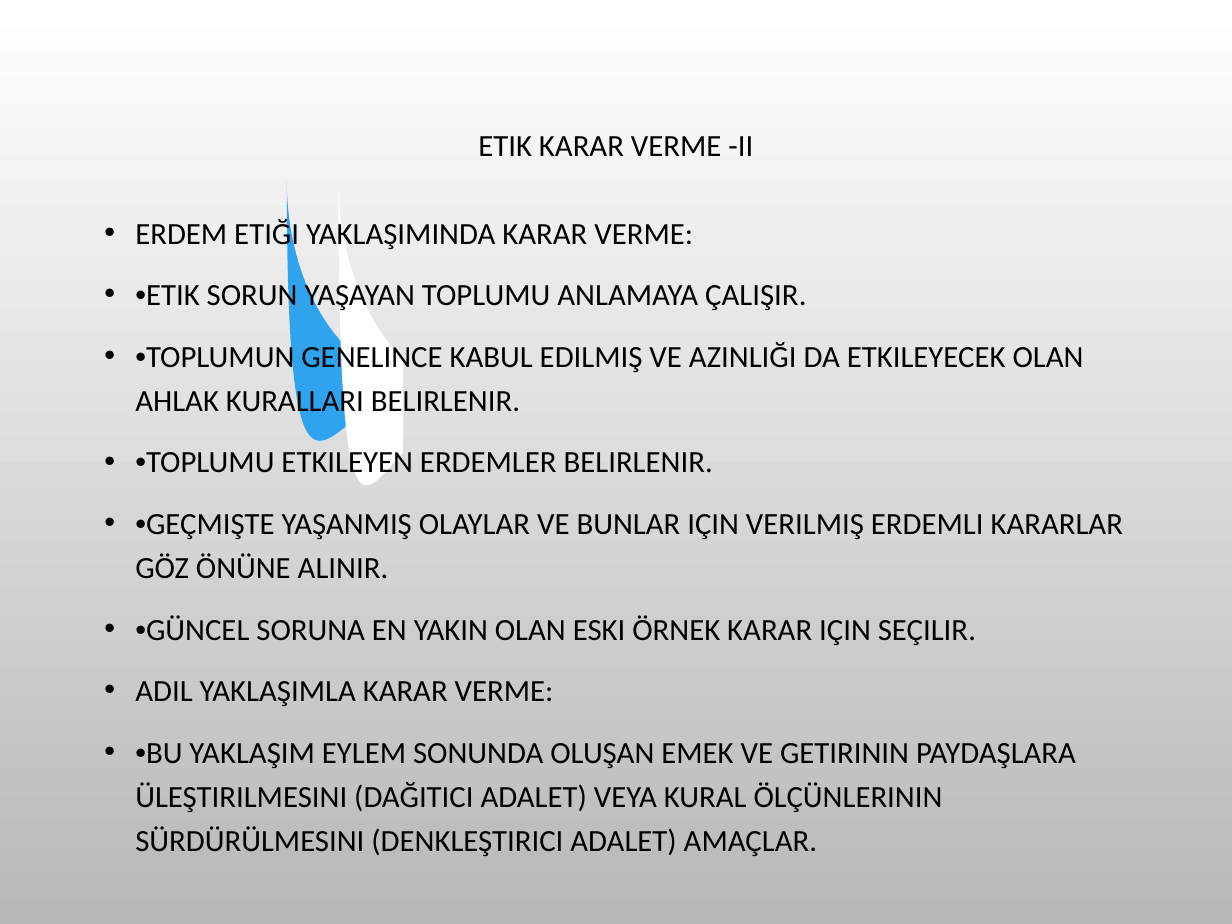
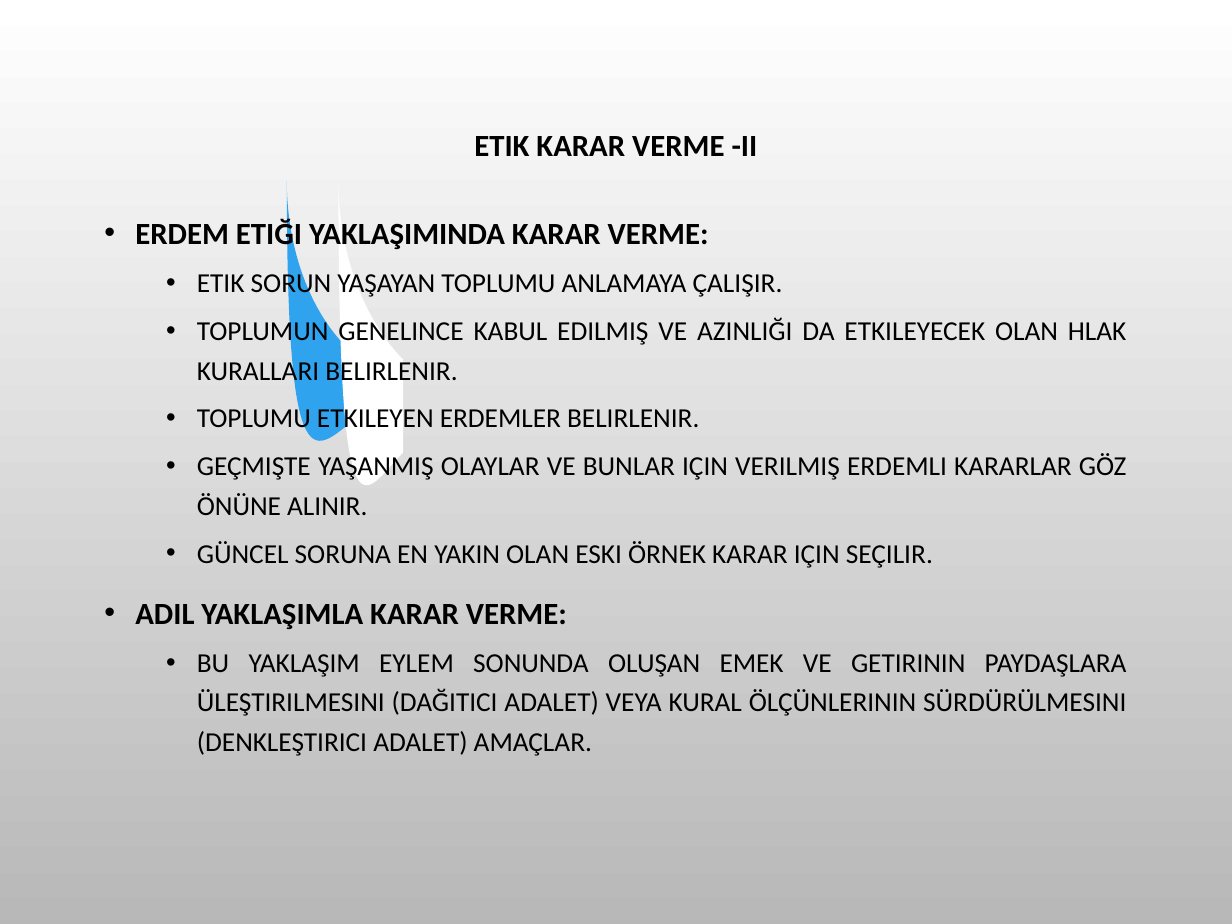
Before and after one commit to SevdanurGENC/20-21-Lecture-Notes, a slide deck: slide 12 of Bilişim Etiği ve Hukuku/2. Bolum - Meslek Etigi.ppt (slide 14 before the commit). Drawn at 1232x924 pixels with LibreOffice and Linux fonts; fonts in the diff are those of the drawing; background and template pictures are left out. Boxes give left, top, right and bottom in pixels: in the first picture for what was removed or moved away, otherwise in the second. Text is boxed around its words. In the diff, an @@ line names an element or a change of style, - is before the commit and + after.

```diff
--- a/Bilişim Etiği ve Hukuku/2. Bolum - Meslek Etigi.ppt
+++ b/Bilişim Etiği ve Hukuku/2. Bolum - Meslek Etigi.ppt
@@ title "ETIK KARAR VERME -II" at (474, 136, 758, 156): bold on @@
@@ text at (135, 218, 709, 629): bold on in "ERDEM ETIĞI YAKLAŞIMINDA KARAR VERME:", "ADIL YAKLAŞIMLA KARAR VERME:"; alignment left to justified @@
@@ text at (197, 270, 1127, 568): text changed; size 18 to 16 pt @@
-• •ETIK SORUN YAŞAYAN TOPLUMU ANLAMAYA ÇALIŞIR.
-• •TOPLUMUN GENELINCE KABUL EDILMIŞ VE AZINLIĞI DA ETKILEYECEK OLAN AHLAK KURALLARI BELIRLENIR.
-• •TOPLUMU ETKILEYEN ERDEMLER BELIRLENIR.
-• •GEÇMIŞTE YAŞANMIŞ OLAYLAR VE BUNLAR IÇIN VERILMIŞ ERDEMLI KARARLAR GÖZ ÖNÜNE ALINIR.
-• •GÜNCEL SORUNA EN YAKIN OLAN ESKI ÖRNEK KARAR IÇIN SEÇILIR.
+  • ETIK SORUN YAŞAYAN TOPLUMU ANLAMAYA ÇALIŞIR.
+  • TOPLUMUN GENELINCE KABUL EDILMIŞ VE AZINLIĞI DA ETKILEYECEK OLAN HLAK KURALLARI BELIRLENIR.
+  • TOPLUMU ETKILEYEN ERDEMLER BELIRLENIR.
+  • GEÇMIŞTE YAŞANMIŞ OLAYLAR VE BUNLAR IÇIN VERILMIŞ ERDEMLI KARARLAR GÖZ ÖNÜNE ALINIR.
+  • GÜNCEL SORUNA EN YAKIN OLAN ESKI ÖRNEK KARAR IÇIN SEÇILIR.
@@ text at (197, 654, 1127, 756): text changed; size 18 to 16 pt @@
-• •BU YAKLAŞIM EYLEM SONUNDA OLUŞAN EMEK VE GETIRININ PAYDAŞLARA ÜLEŞTIRILMESINI (DAĞITICI ADALET) VEYA KURAL ÖLÇÜNLERININ SÜRDÜRÜLMESINI (DENKLEŞTIRICI ADALET) AMAÇLAR.
+  • BU YAKLAŞIM EYLEM SONUNDA OLUŞAN EMEK VE GETIRININ PAYDAŞLARA ÜLEŞTIRILMESINI (DAĞITICI ADALET) VEYA KURAL ÖLÇÜNLERININ SÜRDÜRÜLMESINI (DENKLEŞTIRICI ADALET) AMAÇLAR.
```
Also in this commit, not shown: 11 other slides changed, 6 slides removed, 3 other files.
